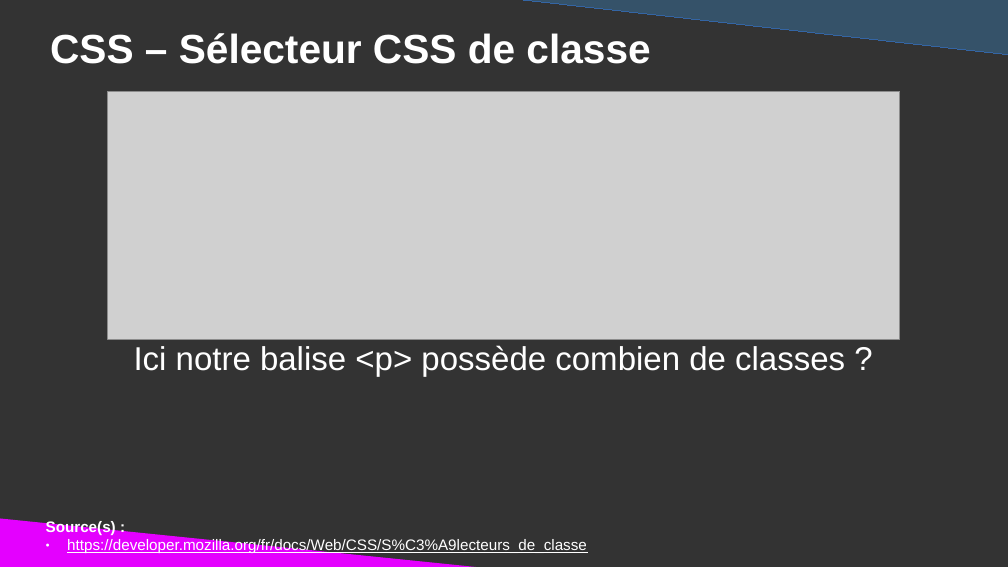
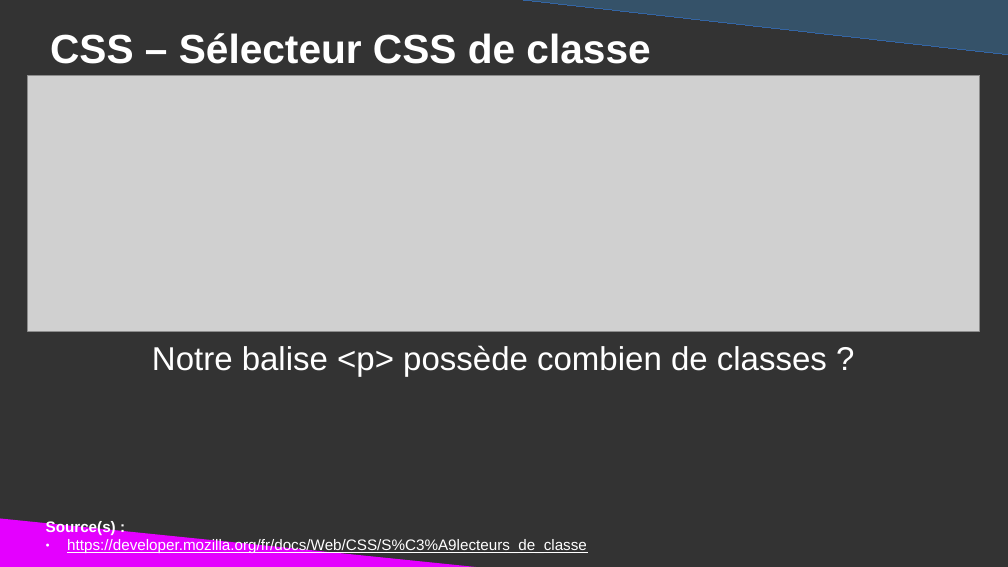
Before and after one commit to DanYellow/cours, a slide deck: slide 35 of integration-web-s1/travaux-pratiques/numero-3/presentation.odp. Drawn at 1008x567 pixels with LibreOffice and Linux fonts; fonts in the diff are those of the drawing; grey boxes stand for pictures. Boxes give left, top, right and bottom in pixels: in the first picture for what was removed or moved away, otherwise in the second. Text is boxed around its words. In the diff, an @@ line names an element or a change of style, - is before the commit and + after.

```diff
--- a/integration-web-s1/travaux-pratiques/numero-3/presentation.odp
+++ b/integration-web-s1/travaux-pratiques/numero-3/presentation.odp
@@ picture resized from (x1=108, y1=91, x2=900, y2=340) to (x1=28, y1=75, x2=981, y2=331) @@
@@ title at (x1=152, y1=345, x2=827, y2=377): text changed @@
-Ici notre balise <p> possède combien de classes ?
+Notre balise <p> possède combien de classes ?
```
Also in this commit, not shown: 9 other slides changed, 1 slide added, 1 slide removed, 1 other file.
